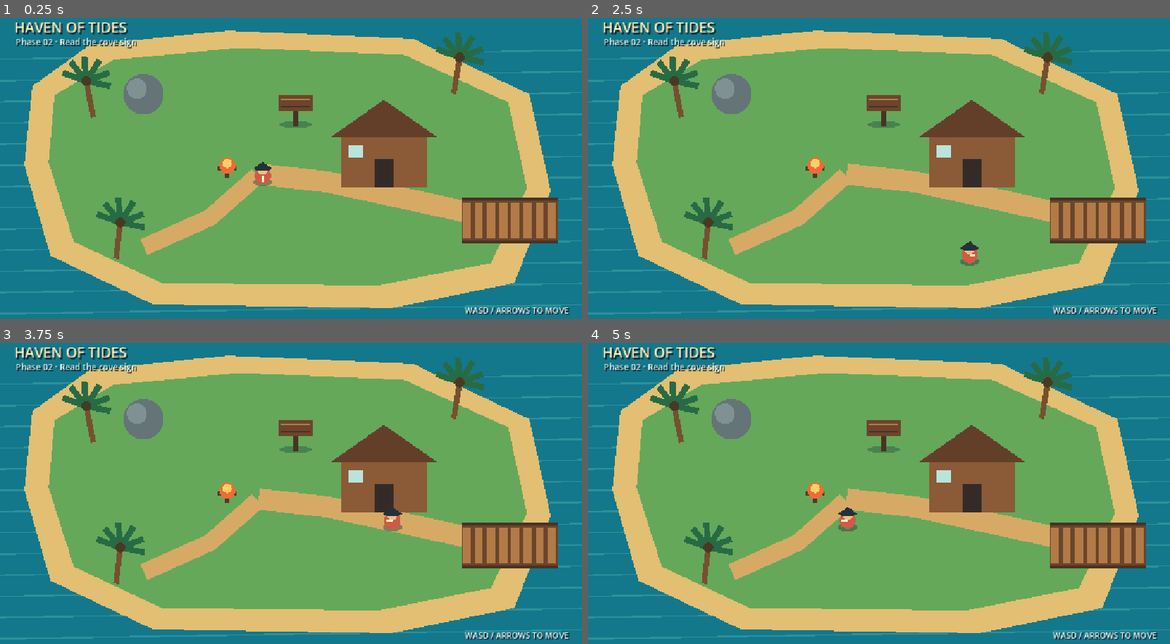
Above: before the commit, frames 1-4 (two rows, left to right).
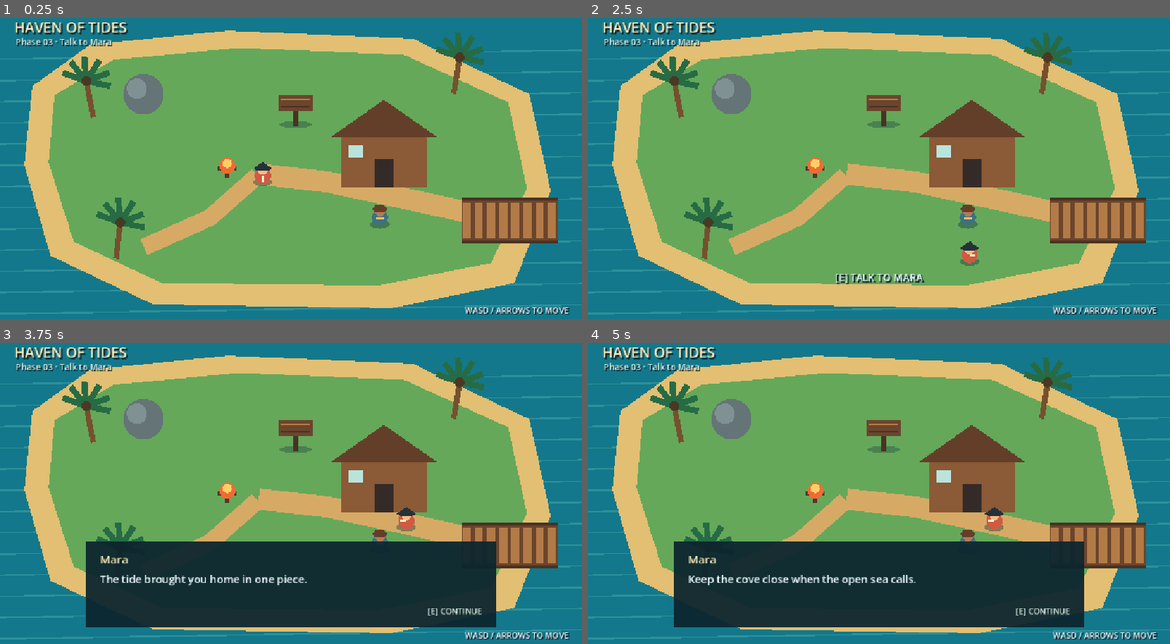
Above: after the commit, the same moments.

Repository: dennisberko/haven-of-tides
Game: Godot game, scene res://scenes/main.tscn
The game is run twice, just before and just after one commit, with the same random seed, the same clock (stepped at 60 frames per second) and the same inputs.
Inputs:
- Up to frame 1 (0.25 s): no input
- Up to frame 2 (2.5 s): tap Enter at 0.5 s; hold D 0.53-1.28 s; tap E at 0.6, 1.35, 2.1 s; hold S 1.28-2.03 s; hold D from 2.03 s (still down)
- Up to frame 3 (3.75 s): release D at 2.78 s; hold W 2.78-3.53 s; tap E at 2.85, 3.6 s; hold A from 3.53 s (still down)
- Up to frame 4 (5 s): keep holding A; tap E at 4.35 s

The runs differ from the first frame. In frame 1, 0.5% of the frame differs, in the area x 8-68%, y 6-71%; in frame 2, 0.8%; in frame 3, 21%; in frame 4, 21%, in the area x 8-86%, y 6-95%.

Commit message:
complete phase 03 dialogue

Diff:
--- a/scenes/main.tscn
+++ b/scenes/main.tscn
@@ -1,9 +1,10 @@
-[gd_scene load_steps=10 format=3]
+[gd_scene load_steps=12 format=3]
 
 [ext_resource type="Script" path="res://scripts/main.gd" id="1_main"]
 [ext_resource type="Script" path="res://scripts/cove.gd" id="1_cove"]
 [ext_resource type="Script" path="res://scripts/player.gd" id="2_player"]
 [ext_resource type="Script" path="res://scripts/sign.gd" id="3_sign"]
+[ext_resource type="Script" path="res://scripts/resident.gd" id="4_resident"]
 
 [sub_resource type="RectangleShape2D" id="RectangleShape2D_dock"]
 size = Vector2(190, 84)
@@ -20,6 +21,9 @@
 
 [sub_resource type="CircleShape2D" id="CircleShape2D_sign_range"]
 radius = 68.0
+
+[sub_resource type="CircleShape2D" id="CircleShape2D_resident_range"]
+radius = 72.0
 
 [node name="Main" type="Node2D"]
 script = ExtResource("1_main")
@@ -81,6 +85,15 @@
 
 [node name="InteractionRange" type="CollisionShape2D" parent="InteractiveObjects/Sign"]
 shape = SubResource("CircleShape2D_sign_range")
+
+[node name="Resident" type="Area2D" parent="InteractiveObjects" groups=["interactive"]]
+position = Vector2(752, 418)
+collision_layer = 0
+collision_mask = 1
+script = ExtResource("4_resident")
+
+[node name="InteractionRange" type="CollisionShape2D" parent="InteractiveObjects/Resident"]
+shape = SubResource("CircleShape2D_resident_range")
 
 [node name="Player" type="CharacterBody2D" parent="."]
 position = Vector2(520, 335)
@@ -113,7 +126,7 @@
 theme_override_constants/shadow_offset_x = 2
 theme_override_constants/shadow_offset_y = 2
 theme_override_font_sizes/font_size = 17
-text = "Phase 02 · Read the cove sign"
+text = "Phase 03 · Talk to Mara"
 
 [node name="SignMessage" type="Label" parent="Interface"]
 visible = false
@@ -143,6 +156,43 @@
 text = "[E] READ SIGN"
 horizontal_alignment = 1
 
+[node name="DialogueBox" type="ColorRect" parent="Interface"]
+visible = false
+offset_left = 170.0
+offset_top = 416.0
+offset_right = 982.0
+offset_bottom = 585.0
+color = Color(0.0470588, 0.145098, 0.180392, 0.94)
+
+[node name="SpeakerName" type="Label" parent="Interface/DialogueBox"]
+offset_left = 28.0
+offset_top = 20.0
+offset_right = 300.0
+offset_bottom = 52.0
+theme_override_colors/font_color = Color(1, 0.933333, 0.733333, 1)
+theme_override_font_sizes/font_size = 22
+text = "Mara"
+
+[node name="DialogueText" type="Label" parent="Interface/DialogueBox"]
+offset_left = 28.0
+offset_top = 60.0
+offset_right = 784.0
+offset_bottom = 105.0
+theme_override_colors/font_color = Color(0.933333, 0.980392, 1, 1)
+theme_override_font_sizes/font_size = 21
+text = "The tide brought you home in one piece."
+autowrap_mode = 2
+
+[node name="Continue" type="Label" parent="Interface/DialogueBox"]
+offset_left = 560.0
+offset_top = 126.0
+offset_right = 784.0
+offset_bottom = 153.0
+theme_override_colors/font_color = Color(0.894118, 0.976471, 0.941176, 1)
+theme_override_font_sizes/font_size = 16
+text = "[E] CONTINUE"
+horizontal_alignment = 2
+
 [node name="Controls" type="Label" parent="Interface"]
 offset_left = 878.0
 offset_top = 590.0
--- a/scripts/main.gd
+++ b/scripts/main.gd
@@ -1,20 +1,30 @@
 extends Node2D
 
-@onready var player: CharacterBody2D = $Player
+@onready var player = $Player
 @onready var sign: CoveSign = $InteractiveObjects/Sign
+@onready var resident = $InteractiveObjects/Resident
 @onready var interaction_prompt: Label = $Interface/InteractionPrompt
 @onready var sign_message: Label = $Interface/SignMessage
+@onready var dialogue_box: ColorRect = $Interface/DialogueBox
+@onready var speaker_name: Label = $Interface/DialogueBox/SpeakerName
+@onready var dialogue_text: Label = $Interface/DialogueBox/DialogueText
 
 var _player_near_sign := false
+var _player_near_resident := false
 var _interact_held := false
 var _read_count := 0
+var _dialogue_open := false
+var _dialogue_line_index := -1
 
 
 func _ready() -> void:
 	interaction_prompt.hide()
 	sign_message.hide()
+	dialogue_box.hide()
 	sign.body_entered.connect(_on_sign_body_entered)
 	sign.body_exited.connect(_on_sign_body_exited)
+	resident.body_entered.connect(_on_resident_body_entered)
+	resident.body_exited.connect(_on_resident_body_exited)
 
 
 func _unhandled_key_input(event: InputEvent) -> void:
@@ -31,13 +41,19 @@
 		return
 
 	_interact_held = true
-	if not _player_near_sign:
+	if _dialogue_open:
+		_advance_dialogue()
+		get_viewport().set_input_as_handled()
 		return
 
-	_read_count += 1
-	sign_message.text = sign.interaction_message
-	sign_message.show()
-	get_viewport().set_input_as_handled()
+	if _player_near_resident:
+		_start_dialogue()
+		get_viewport().set_input_as_handled()
+		return
+
+	if _player_near_sign:
+		_read_sign()
+		get_viewport().set_input_as_handled()
 
 
 func _on_sign_body_entered(body: Node2D) -> void:
@@ -45,7 +61,7 @@
 		return
 
 	_player_near_sign = true
-	interaction_prompt.show()
+	_update_interaction_prompt()
 
 
 func _on_sign_body_exited(body: Node2D) -> void:
@@ -53,17 +69,95 @@
 		return
 
 	_player_near_sign = false
+	sign_message.hide()
+	_update_interaction_prompt()
+
+
+func _on_resident_body_entered(body: Node2D) -> void:
+	if body != player:
+		return
+
+	_player_near_resident = true
+	_update_interaction_prompt()
+
+
+func _on_resident_body_exited(body: Node2D) -> void:
+	if body != player:
+		return
+
+	_player_near_resident = false
+	_update_interaction_prompt()
+
+
+func _read_sign() -> void:
+	_read_count += 1
+	sign_message.text = sign.interaction_message
+	sign_message.show()
+
+
+func _start_dialogue() -> void:
+	if resident.dialogue_lines.is_empty():
+		return
+
+	_dialogue_open = true
+	_dialogue_line_index = 0
+	player.movement_enabled = false
+	sign_message.hide()
 	interaction_prompt.hide()
-	sign_message.hide()
+	speaker_name.text = resident.display_name
+	dialogue_text.text = resident.dialogue_lines[_dialogue_line_index]
+	dialogue_box.show()
+
+
+func _advance_dialogue() -> void:
+	_dialogue_line_index += 1
+	if _dialogue_line_index >= resident.dialogue_lines.size():
+		_close_dialogue()
+		return
+
+	dialogue_text.text = resident.dialogue_lines[_dialogue_line_index]
+
+
+func _close_dialogue() -> void:
+	_dialogue_open = false
+	_dialogue_line_index = -1
+	player.movement_enabled = true
+	dialogue_box.hide()
+	_update_interaction_prompt()
+
+
+func _update_interaction_prompt() -> void:
+	if _dialogue_open:
+		interaction_prompt.hide()
+		return
+
+	if _player_near_resident:
+		interaction_prompt.text = "[E] TALK TO %s" % resident.display_name.to_upper()
+		interaction_prompt.show()
+		return
+
+	if _player_near_sign:
+		interaction_prompt.text = "[E] READ SIGN"
+		interaction_prompt.show()
+		return
+
+	interaction_prompt.hide()
 
 
 func get_playtest_state() -> Dictionary:
 	return {
 		"player_position": player.position,
 		"sign_position": sign.position,
+		"resident_position": resident.position,
 		"player_near_sign": _player_near_sign,
+		"player_near_resident": _player_near_resident,
 		"prompt_visible": interaction_prompt.visible,
+		"prompt_text": interaction_prompt.text,
 		"message_visible": sign_message.visible,
 		"message_text": sign_message.text,
 		"read_count": _read_count,
+		"dialogue_open": _dialogue_open,
+		"dialogue_line_index": _dialogue_line_index,
+		"speaker_name": speaker_name.text,
+		"dialogue_text": dialogue_text.text,
 	}
--- a/scripts/player.gd
+++ b/scripts/player.gd
@@ -1,8 +1,10 @@
+class_name CovePlayer
 extends CharacterBody2D
 
 const SPEED := 210.0
 
 var facing := Vector2.DOWN
+var movement_enabled := true
 
 
 func _ready() -> void:
@@ -11,6 +13,11 @@
 
 
 func _physics_process(_delta: float) -> void:
+	if not movement_enabled:
+		velocity = Vector2.ZERO
+		move_and_slide()
+		return
+
 	var direction := _read_direction()
 	velocity = direction * SPEED
 
@@ -40,6 +47,7 @@
 		"position": position,
 		"velocity": velocity,
 		"facing": facing,
+		"movement_enabled": movement_enabled,
 	}
 
 
--- /dev/null
+++ b/scripts/resident.gd
@@ -0,0 +1,23 @@
+class_name CoveResident
+extends Area2D
+
+@export var display_name := "Mara"
+@export var dialogue_lines := PackedStringArray([
+	"The tide brought you home in one piece.",
+	"Keep the cove close when the open sea calls.",
+])
+
+
+func _ready() -> void:
+	queue_redraw()
+
+
+func _draw() -> void:
+	draw_ellipse(Vector2(0, 14), 20.0, 8.0, Color("#12323c66"))
+	draw_circle(Vector2.ZERO, 16.0, Color("#3c7280"))
+	draw_circle(Vector2(0, -12), 10.0, Color("#b87952"))
+	draw_colored_polygon(PackedVector2Array([
+		Vector2(-16, -16), Vector2(-8, -25), Vector2(8, -25),
+		Vector2(16, -16), Vector2(10, -11), Vector2(-10, -11),
+	]), Color("#633f2a"))
+	draw_line(Vector2(-9, 2), Vector2(9, 2), Color("#e2bf72"), 3.0)
Not shown, changed: docs/phases/03-dialogue.md
